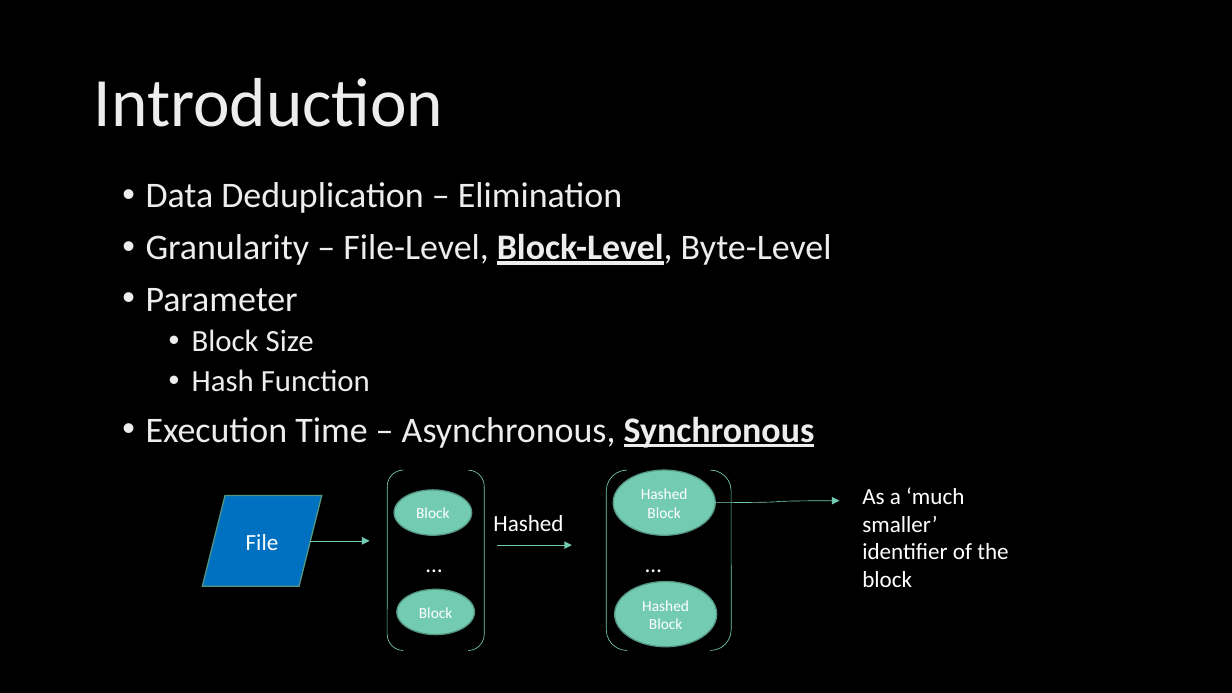
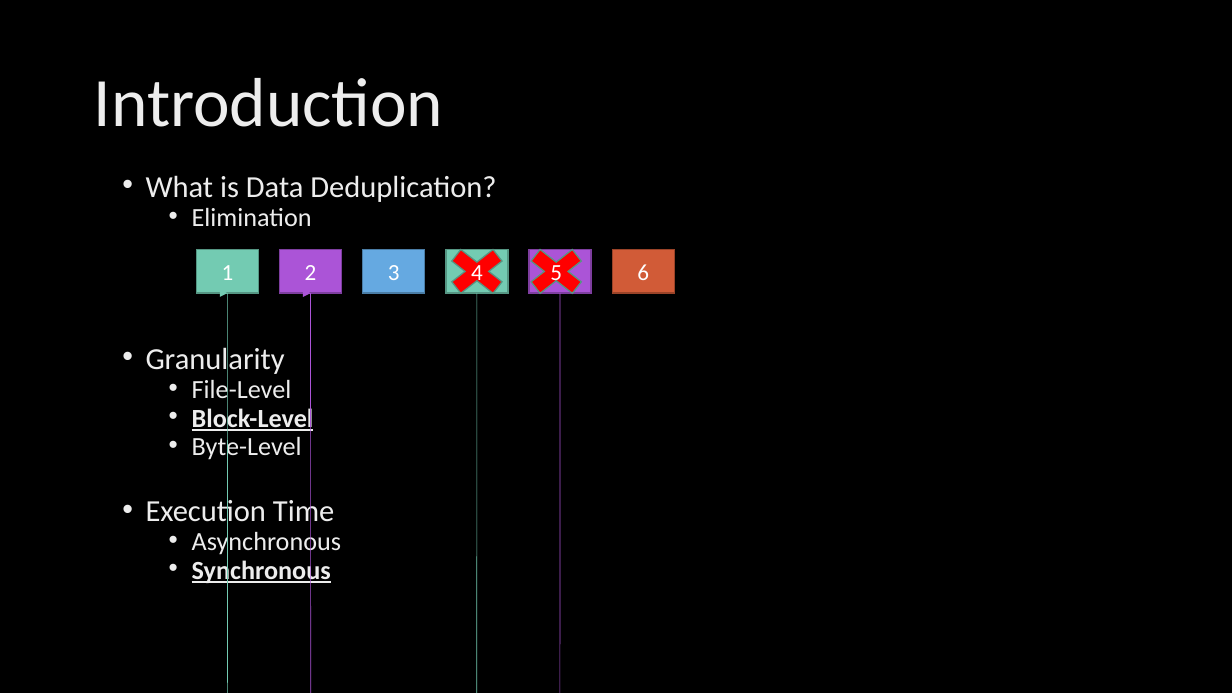
Before and after one commit to parfaire/DaDeDupNew, a slide deck: slide 3 of dd/DaDeDup.pptx. Drawn at 1232x693 pixels with LibreOffice and Linux fonts; fonts in the diff are those of the drawing; background and template pictures are left out. Boxes give left, top, right and bottom in pixels: in the first picture for what was removed or moved away, otherwise in the second. Text is boxed around its words. In the diff, an @@ line names an element or a change of style, - is before the commit and + after.

```diff
--- a/dd/DaDeDup.pptx
+++ b/dd/DaDeDup.pptx
@@ text at [146, 175, 496, 585]: text changed; size 28 to 20.4 pt @@
-• Data Deduplication – Elimination
-• Granularity – File-Level, Block-Level, Byte-Level
-• Parameter
-  • Block Size
-  • Hash Function
-• Execution Time – Asynchronous, Synchronous
+• What is Data Deduplication?
+  • Elimination
+• Granularity
+  • File-Level
+  • Block-Level
+  • Byte-Level
+• Execution Time
+  • Asynchronous
+  • Synchronous
@@ rectangle added at [196, 250, 258, 293], fill #73CBB2, outline #559684 1 pt, 18 pt, text #FFFFFF @@
+1
@@ rectangle added at [280, 250, 342, 293], fill #AB54D7, outline #7F3E9F 1 pt, 18 pt, text #FFFFFF @@
+2
@@ rectangle added at [363, 250, 425, 293], fill #65A9E1, outline #4B7DA6 1 pt, 18 pt, text #FFFFFF @@
+3
@@ cross added at [437, 240, 517, 302], fill #FF0000, outline #559684 1 pt, 18 pt, text #FFFFFF @@
+4
@@ rectangle added at [446, 250, 508, 293], fill #73CBB2, outline #559684 1 pt, 18 pt, text #FFFFFF @@
+4
@@ cross added at [517, 240, 596, 302], fill #FF0000, outline #559684 1 pt, 18 pt, text #FFFFFF @@
+5
@@ rectangle added at [530, 250, 592, 293], fill #AB54D7, outline #7F3E9F 1 pt, 18 pt, text #FFFFFF @@
+5
@@ rectangle added at [613, 250, 675, 293], fill #D15B37, outline #9B4329 1 pt, 18 pt, text #FFFFFF @@
+6
@@ curved arrow added from (477, 293) to (227, 293), #73CBB2 0.5 pt @@
@@ curved arrow added from (560, 293) to (311, 293), #AB54D7 0.5 pt @@
@@ bracket pair removed at [387, 470, 484, 651] @@
@@ bracket pair removed at [606, 470, 731, 651] @@
@@ ellipse removed at [614, 470, 716, 536] @@
-Hashed Block
@@ parallelogram removed at [202, 495, 322, 586] @@
-File
@@ ellipse removed at [395, 490, 472, 535] @@
-Block
@@ curved arrow removed from (715, 503) to (840, 501) @@
@@ text removed at [862, 487, 1008, 587] @@
-As a ‘much smaller’ identifier of the block
@@ text removed at [493, 515, 563, 531] @@
-Hashed
@@ arrow removed from (311, 541) to (370, 541) @@
@@ text removed at [417, 545, 454, 582] @@
-…
@@ arrow removed from (497, 545) to (572, 545) @@
@@ text removed at [637, 545, 674, 582] @@
-…
@@ ellipse removed at [397, 590, 475, 635] @@
-Block
@@ ellipse removed at [615, 581, 717, 647] @@
-Hashed Block
```
Also in this commit, not shown: 5 other slides changed, 1 slide added, 1 slide removed, 3 other files.
